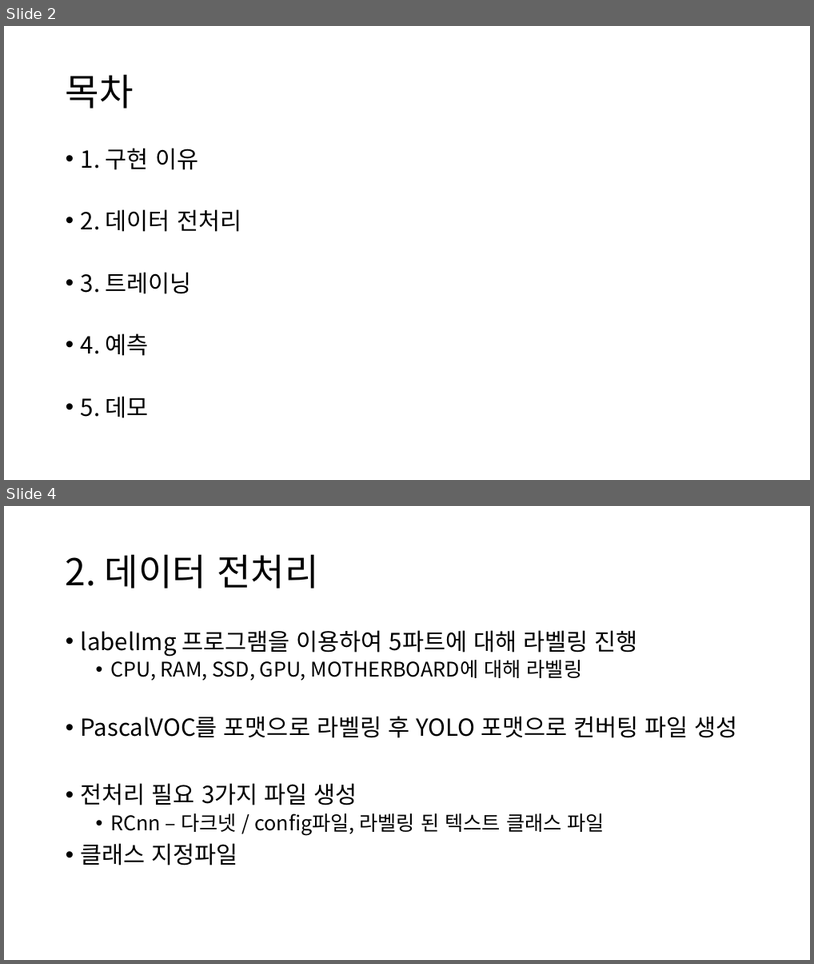
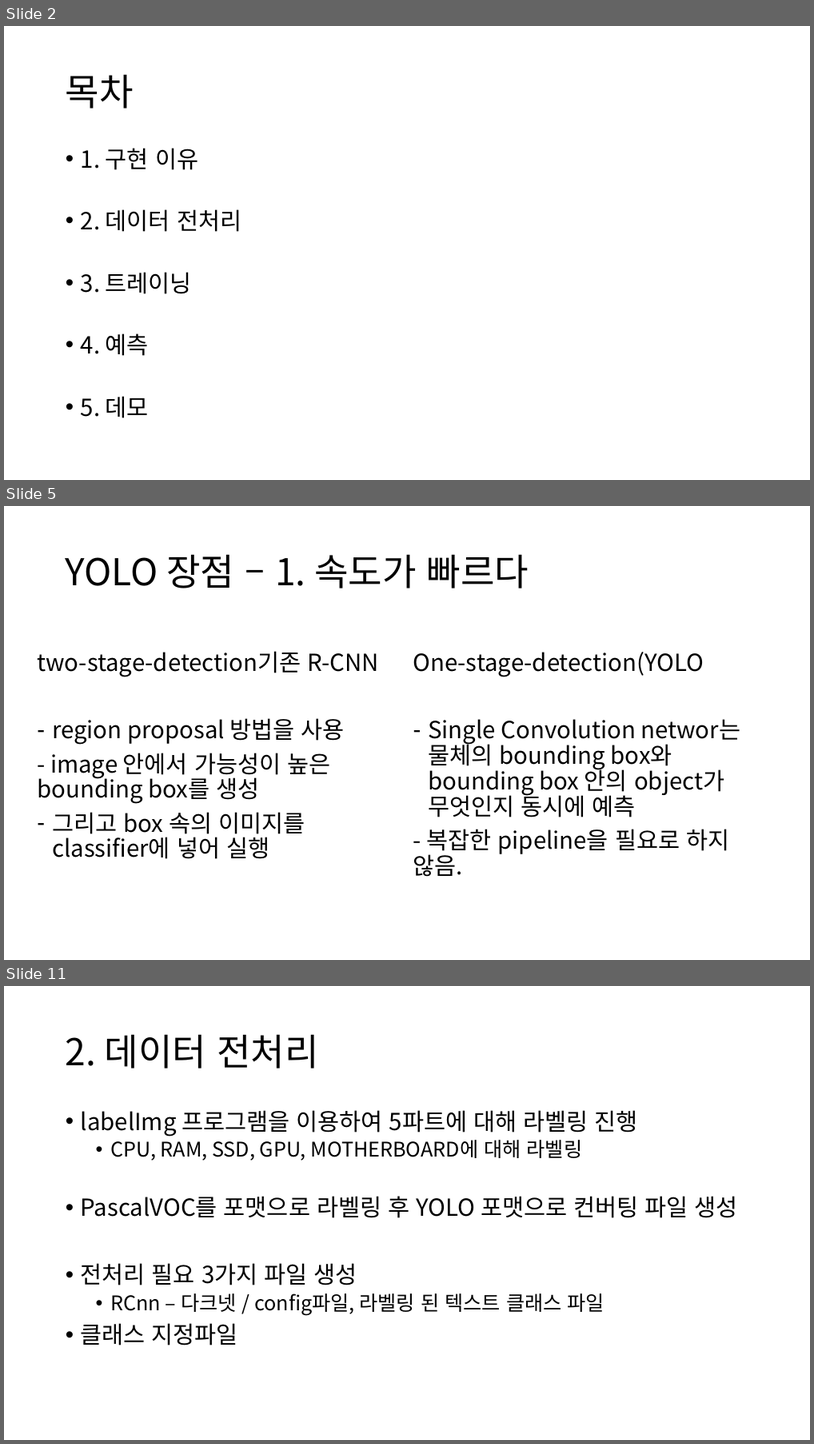
Before and after one commit to Team-Tetrapod/project, a slide deck: 2. 발표자료/PC조립 헬퍼 최종본.pptx. Shown one above the other, each under a label of ours: slides 2 and 4 before the commit, slides 2, 5 and 11 after it; the slides between them are not shown. The pictures are 814x964 and 814x1444 pixels, drawn with LibreOffice and Linux fonts; fonts in the diff are those of the drawing. Boxes give left, top, right and bottom in pixels: in the first picture for what was removed or moved away, otherwise in the second. Text is boxed around its words. In the diff, an @@ line names an element or a change of style, - is before the commit and + after.

```diff
--- a/2. 발표자료/PC조립 헬퍼 최종본.pptx
+++ b/2. 발표자료/PC조립 헬퍼 최종본.pptx
@@ slide 5 added at (x1=4, y1=506, x2=810, y2=960), background #FFFFFF @@
@@ title added at (x1=66, y1=554, x2=529, y2=588), 44 pt, text #000000 @@
+YOLO 장점 – 1. 속도가 빠르다
@@ text added at (x1=37, y1=651, x2=379, y2=859), 28 pt, text #000000 @@
+two-stage-detection기존 R-CNN
+– region proposal 방법을 사용
+- image 안에서 가능성이 높은 bounding box를 생성
+– 그리고 box 속의 이미지를 classifier에 넣어 실행
@@ text added at (x1=414, y1=652, x2=742, y2=876), 28 pt, text #000000 @@
+One-stage-detection(YOLO
+– Single Convolution networ는 물체의 bounding box와 bounding box 안의 object가 무엇인지 동시에 예측
+- 복잡한 pipeline을 필요로 하지 않음.
@@ what was slide 4 is now slide 11 @@
```
Also in this commit, not shown: 2 slides changed, 6 other slides added, 17 other files.
